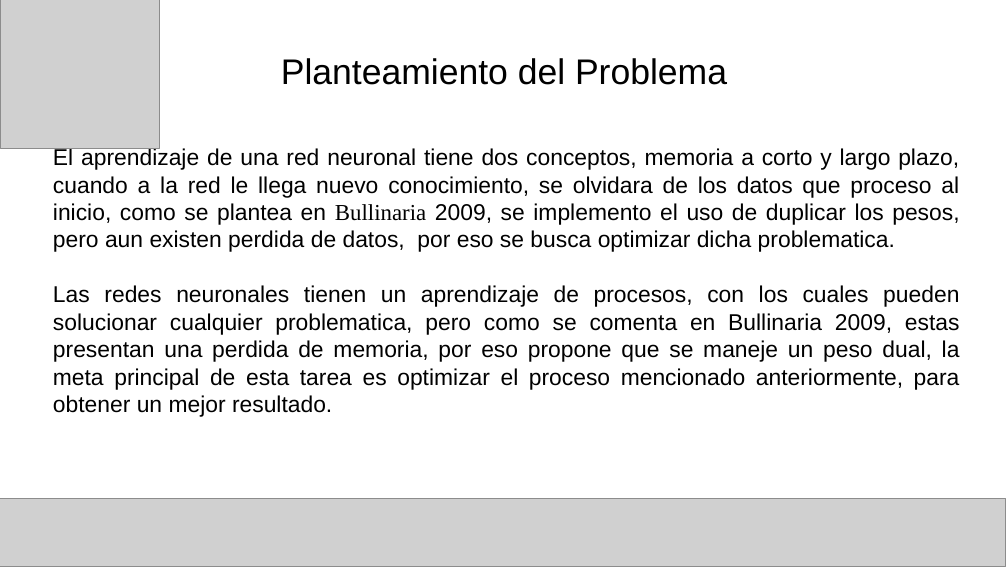
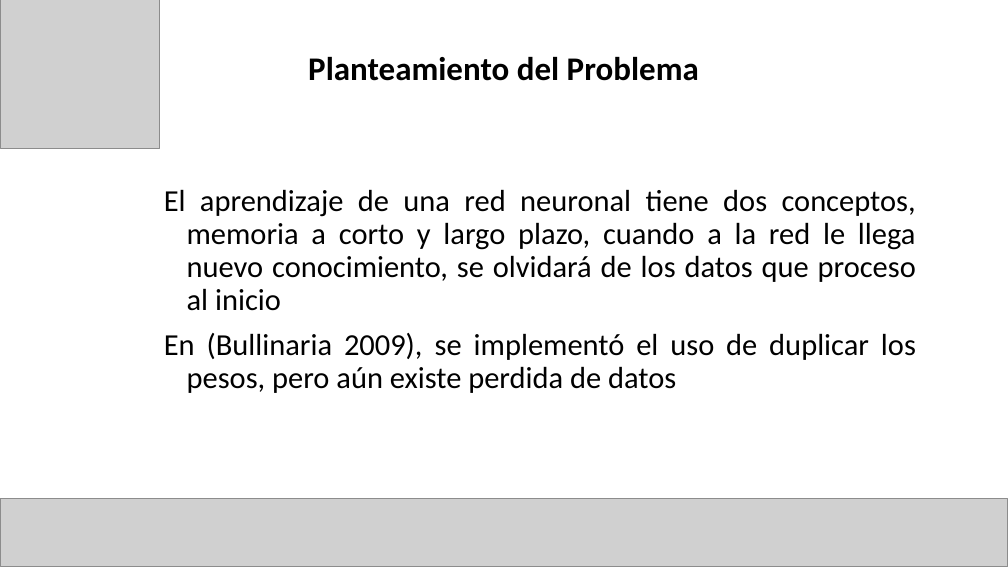
Before and after one commit to Computer-Cluster/Incremental-Learning, a slide deck: slide 3 of Aprendizaje incremental para la tarea de reconocimiento.pptx. Drawn at 1008x567 pixels with LibreOffice and Linux fonts; fonts in the diff are those of the drawing; grey boxes stand for pictures. Boxes give left, top, right and bottom in pixels: in the first picture for what was removed or moved away, otherwise in the second. Text is boxed around its words. In the diff, an @@ line names an element or a change of style, - is before the commit and + after.

```diff
--- a/Aprendizaje incremental para la tarea de reconocimiento.pptx
+++ b/Aprendizaje incremental para la tarea de reconocimiento.pptx
@@ title "Planteamiento del Problema" at box(308, 57, 699, 81): size 28 to 26 pt, font Arial to Calibri, bold on; line spacing 1 to 0.9 @@
@@ subtitle at box(164, 189, 916, 393): text changed; size 18 to 24 pt; font Arial to Calibri @@
-El aprendizaje de una red neuronal tiene dos conceptos, memoria a corto y largo plazo, cuando a la red le llega nuevo conocimiento, se olvidara de los datos que proceso al inicio, como se plantea en Bullinaria 2009, se implemento el uso de duplicar los pesos, pero aun existen perdida de datos, por eso se busca optimizar dicha problematica.
-Las redes neuronales tienen un aprendizaje de procesos, con los cuales pueden solucionar cualquier problematica, pero como se comenta en Bullinaria 2009, estas presentan una perdida de memoria, por eso propone que se maneje un peso dual, la meta principal de esta tarea es optimizar el proceso mencionado anteriormente, para obtener un mejor resultado.
+El aprendizaje de una red neuronal tiene dos conceptos, memoria a corto y largo plazo, cuando a la red le llega nuevo conocimiento, se olvidará de los datos que proceso al inicio
+En (Bullinaria 2009), se implementó el uso de duplicar los pesos, pero aún existe perdida de datos
```
Also in this commit, not shown: 12 other slides changed, 2 slides added, 1 slide removed.
